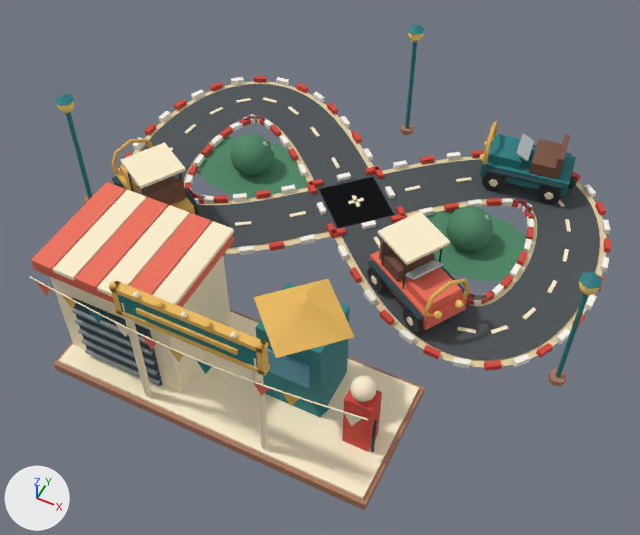
The glTF model games/brightway-park/public/art/models/ride_vintage.glb, before and after one commit.
One viewpoint serves both versions: a 50 mm camera at (5.6, -12.07, 13.75) aimed at (0.41, -1.68, 0.77). Lighting does not change. The marker at lower left points along +X, +Y and +Z. The picture after the commit comes second. Where no turn or scale is listed for an object, it has been applied to the vertices.

Names of what the first picture shows: 'ride_vintage_0', 'ride_vintage_1', 'ride_vintage_10', 'ride_vintage_11', 'ride_vintage_12', 'ride_vintage_13', 'ride_vintage_14', 'ride_vintage_16', 'ride_vintage_17', 'ride_vintage_18', 'ride_vintage_19', 'ride_vintage_2', 'ride_vintage_20', 'ride_vintage_22', 'ride_vintage_3', 'ride_vintage_4', 'ride_vintage_5', 'ride_vintage_6', 'ride_vintage_8', 'ride_vintage_9' and 2 more.
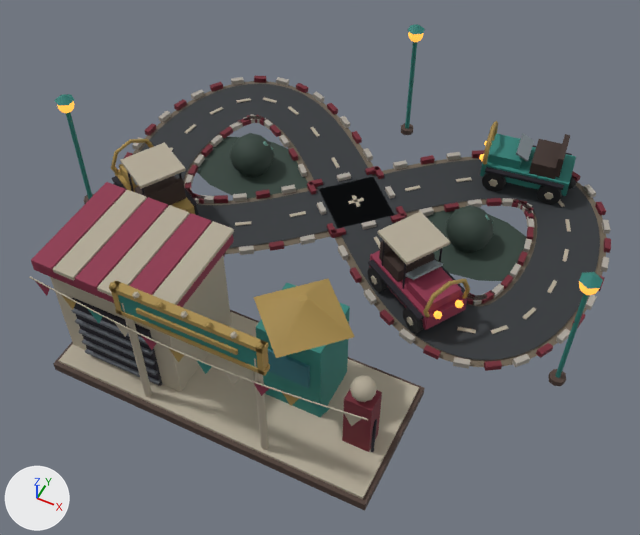
Edits to the bpy script that builds the scene:
```text
Change mat_material_0:
    mat_material_0.base_color: (0.791, 0.651, 0.381) -> (0.147, 0.117, 0.0802)  # beige #e6d3a6 -> brown #6b6050
Change mat_material_1:
    mat_material_1.base_color: (0.0685, 0.0802, 0.0887) -> (0.0273, 0.0319, 0.0369)  # dark grey #4a5054 -> dark grey #2e3236
Change mat_material_2:
    mat_material_2.base_color: (1.0, 0.88, 0.624) -> (0.44, 0.392, 0.301)  # beige #fff1cf -> grey #b1a895
Change mat_material_3:
    mat_material_3.base_color: (0.965, 0.93, 0.855) -> (0.397, 0.366, 0.323)  # white #fbf7ee -> grey #a9a39a
Change mat_material_4:
    mat_material_4.base_color: (0.672, 0.0595, 0.0395) -> (0.156, 0.0137, 0.0273)  # red #d64538 -> dark red #6e1f2e
Change mat_material_5:
    mat_material_5.base_color: (0.0723, 0.246, 0.133) -> (0.0284, 0.0513, 0.0395)  # green #4c8866 -> dark green #2f4038
Change mat_material_6:
    mat_material_6.base_color: (0.0723, 0.246, 0.133) -> (0.0284, 0.0513, 0.0395)  # green #4c8866 -> dark green #2f4038
Change mat_material_8:
    mat_material_8.base_color: (0.418, 0.191, 0.117) -> (0.0742, 0.0437, 0.0331)  # brown #ad7960 -> brown #4d3b33
Change mat_material_9:
    mat_material_9.base_color: (0.0176, 0.212, 0.227) -> (0.0232, 0.205, 0.175)  # cyan #247f83 -> cyan #2a7d74
Change mat_material_10:
    mat_material_10.base_color: (1.0, 0.694, 0.184) -> (1.0, 0.451, 0.063)  # yellow #ffd977 -> orange #ffb347
    add mat_material_10.emission_strength = 1.0
Change mat_material_11:
    mat_material_11.base_color: (0.863, 0.162, 0.0999) -> (0.262, 0.0284, 0.0685)  # red #ef7059 -> red #8c2f4a
Change mat_material_12:
    mat_material_12.base_color: (0.847, 0.503, 0.107) -> (0.381, 0.254, 0.0685)  # orange #edbc5c -> brown #a68a4a
Change mat_material_13:
    mat_material_13.base_color: (0.658, 0.723, 0.745) -> (0.275, 0.323, 0.352)  # light grey #d4dde0 -> grey #8f9aa0
Change mat_material_14:
    mat_material_14.base_color: (0.195, 0.0844, 0.0513) -> (0.0423, 0.0232, 0.0176)  # brown #7a5240 -> brown #3a2a24
Change mat_material_16:
    mat_material_16.base_color: (0.0176, 0.0578, 0.0723) -> (0.00857, 0.00651, 0.0137)  # dark cyan #24444c -> black #17131f
Change mat_material_17:
    mat_material_17.base_color: (0.266, 0.305, 0.323) -> (0.102, 0.114, 0.133)  # grey #8d969a -> dark grey #5a5f66
Change mat_material_18:
    mat_material_18.base_color: (0.114, 0.366, 0.479) -> (0.0284, 0.159, 0.195)  # cyan #5fa3b8 -> dark cyan #2f6f7a
Change mat_material_19:
    mat_material_19.base_color: (0.863, 0.162, 0.0999) -> (0.262, 0.0284, 0.0685)  # red #ef7059 -> red #8c2f4a
Change mat_material_20:
    mat_material_20.base_color: (0.847, 0.503, 0.107) -> (0.381, 0.254, 0.0685)  # orange #edbc5c -> brown #a68a4a
Change mat_material_22:
    mat_material_22.base_color: (1.0, 0.88, 0.624) -> (0.44, 0.392, 0.301)  # beige #fff1cf -> grey #b1a895
```

What differs and where, as boxes [x1, y1, x2, y2] in the pictures (640 x 535 px):
'ride_vintage_2', recoloured (beige to grey)
    both: [29, 97, 571, 499]
'ride_vintage_1', recoloured (darker)
    both: [140, 84, 600, 360]
'ride_vintage_11', recoloured (darker)
    both: [31, 182, 467, 330]
'ride_vintage_12', recoloured
    both: [109, 121, 498, 376]
'ride_vintage_9', recoloured
    both: [55, 24, 603, 418]
'ride_vintage_5', recoloured
    both: [197, 137, 527, 281]
'ride_vintage_4', recoloured
    both: [124, 76, 611, 452]
'ride_vintage_0', recoloured
    both: [133, 81, 606, 367]
'ride_vintage_8', recoloured
    both: [53, 123, 566, 511]
'ride_vintage_3', recoloured
    both: [118, 77, 611, 369]
'ride_vintage_6', recoloured
    both: [230, 133, 493, 252]
'ride_vintage_16', recoloured
    both: [72, 145, 572, 452]
'ride_vintage_14', recoloured
    both: [135, 134, 570, 282]
'ride_vintage_17', recoloured (grey to dark grey)
    both: [71, 308, 161, 385]
'ride_vintage_18', recoloured (cyan to dark cyan)
    both: [267, 348, 310, 388]
'ride_vintage_13', recoloured
    both: [132, 133, 534, 280]
'ride_vintage_10', recoloured, surface changed
    both: [57, 32, 600, 319]
'ride_vintage_22', recoloured
    both: [114, 322, 361, 426]
'ride_vintage_20', recoloured
    both: [62, 295, 299, 406]
'ride_vintage_19', recoloured
    both: [36, 282, 269, 396]
